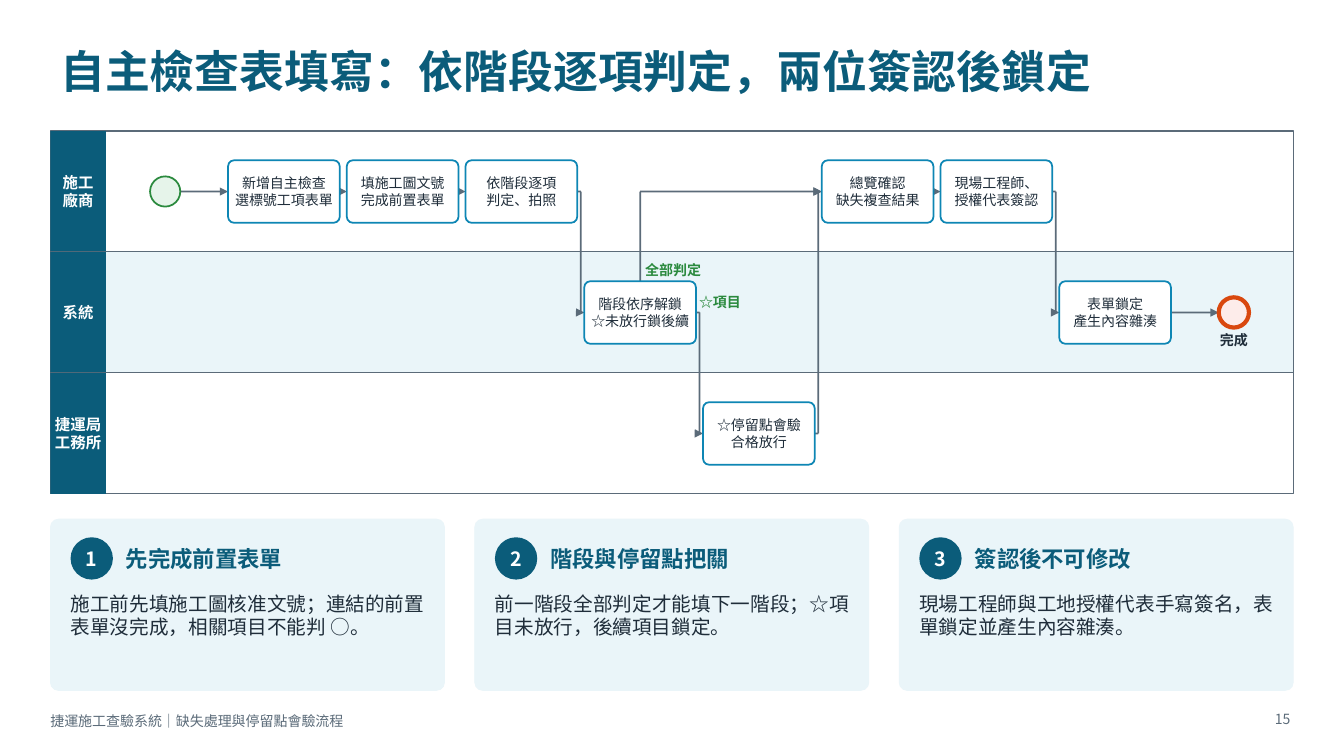
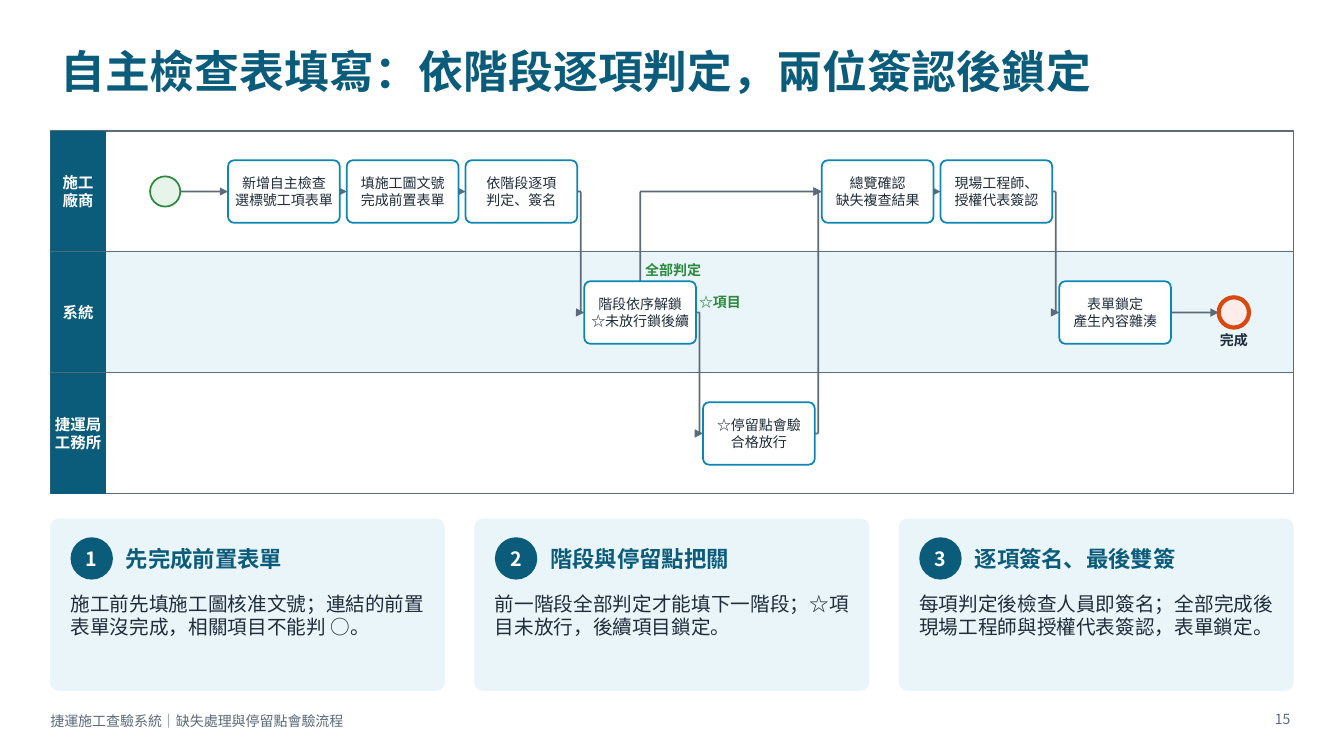
Before and after one commit to brianchou7310/MRT-Construction-QMS, a slide deck: slide 15 of 捷運施工查驗系統_缺失與停留點流程說明.pptx. Drawn at 1344x756 pixels with LibreOffice and Linux fonts; fonts in the diff are those of the drawing. Boxes give left, top, right and bottom in pixels: in the first picture for what was removed or moved away, otherwise in the second. Text is boxed around its words. In the diff, an @@ line names an element or a change of style, - is before the commit and + after.

```diff
--- a/捷運施工查驗系統_缺失與停留點流程說明.pptx
+++ b/捷運施工查驗系統_缺失與停留點流程說明.pptx
@@ text in rounded rectangle at bbox=[486, 193, 556, 206]: text changed @@
-判定、拍照
+判定、簽名
@@ text at bbox=[975, 548, 1176, 569]: text changed @@
-簽認後不可修改
+逐項簽名、最後雙簽
@@ text at bbox=[919, 594, 1273, 636]: text changed @@
-現場工程師與工地授權代表手寫簽名，表單鎖定並產生內容雜湊。
+每項判定後檢查人員即簽名；全部完成後現場工程師與授權代表簽認，表單鎖定。
```
Also in this commit, not shown: 11 other slides changed, 1 other file.
